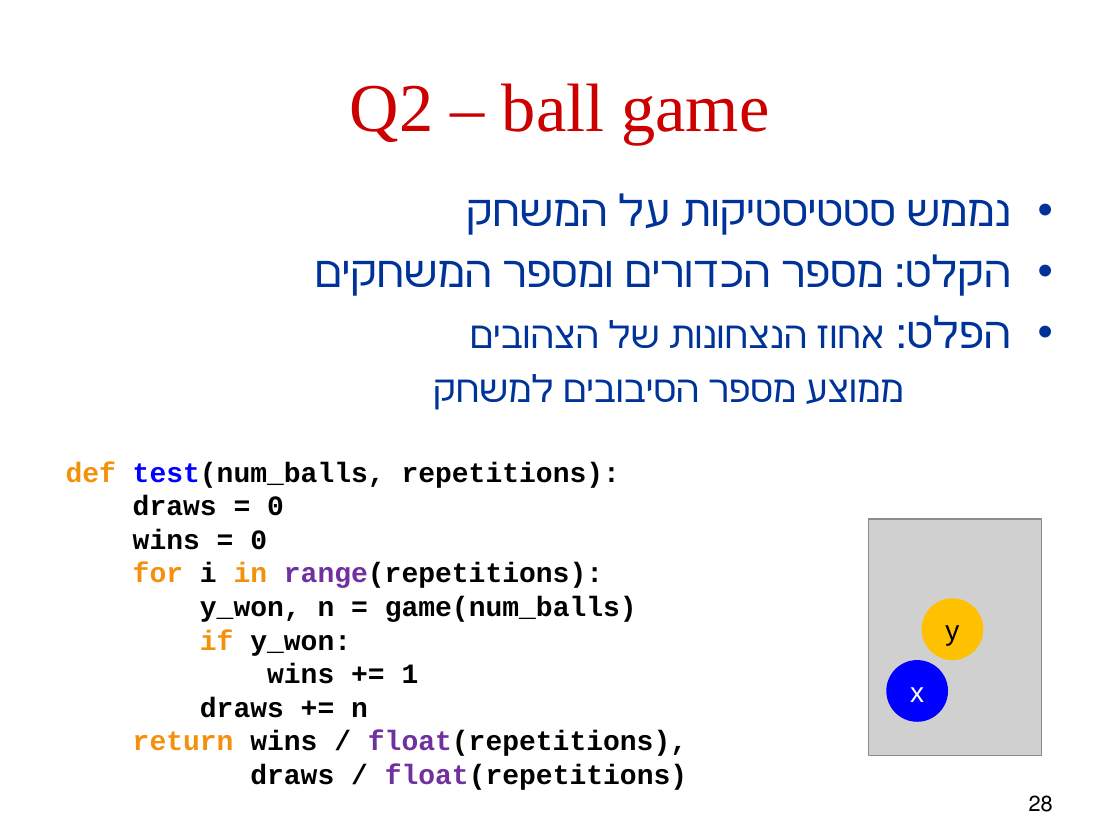
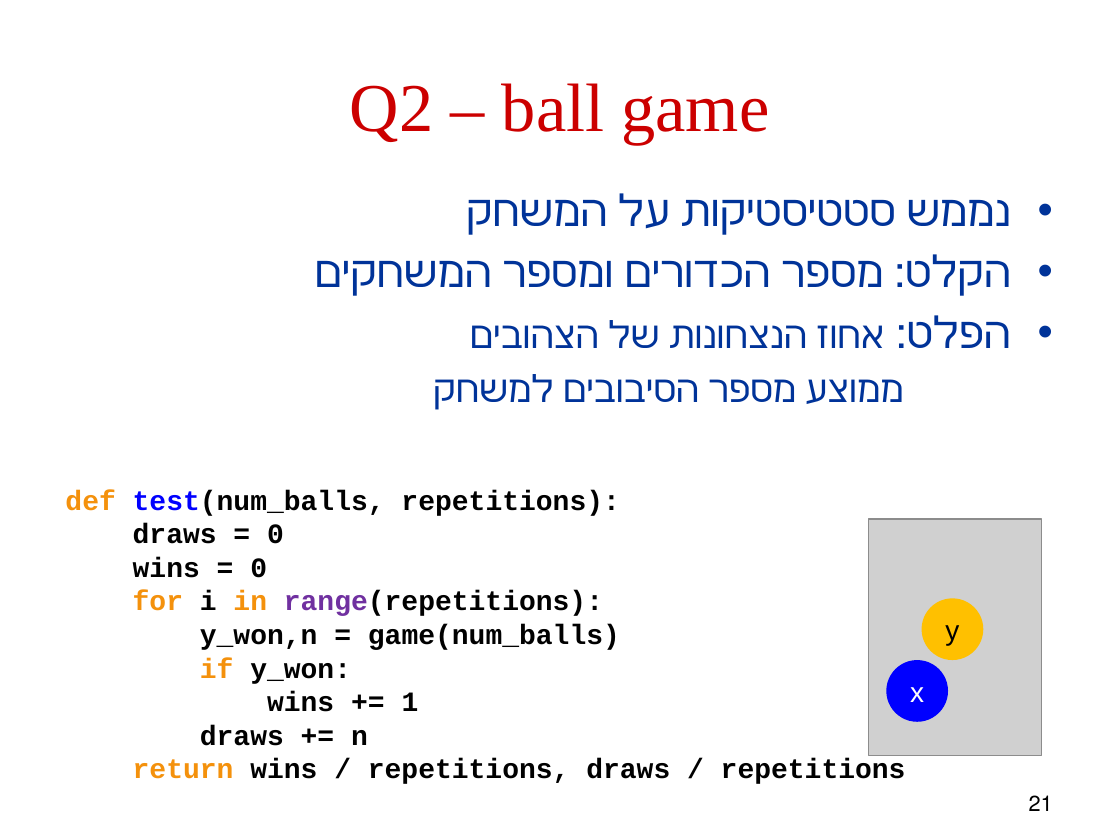
Before and after one commit to robintux/gip, a slide deck: slide 21 of Sessions/5/gip5.pptx (slide 28 before the commit). Drawn at 1120x840 pixels with LibreOffice and Linux fonts; fonts in the diff are those of the drawing; grey boxes stand for pictures. Boxes give left, top, right and bottom in pixels: in the first picture for what was removed or moved away, otherwise in the second. Text is boxed around its words. In the diff, an @@ line names an element or a change of style, - is before the commit and + after.

```diff
--- a/Sessions/5/gip5.pptx
+++ b/Sessions/5/gip5.pptx
@@ text "def test(num_balls, repetitions):": place and size @@
-text "def test(num_balls, repetitions):" at (66, 462, 687, 790)
+text "def test(num_balls, repetitions):" at (65, 490, 906, 784)
@@ text at (200, 624, 620, 650): spaces changed @@
-y_won, n = game(num_balls)
+y_won,n = game(num_balls)
@@ text at (133, 759, 906, 784): text changed @@
-return wins / float(repetitions),
-draws / float(repetitions)
+return wins / repetitions, draws / repetitions
@@ page number at (1029, 795, 1053, 811): text changed @@
-28
+21
```
Also in this commit, not shown: 14 other slides changed, 1 slide added.
